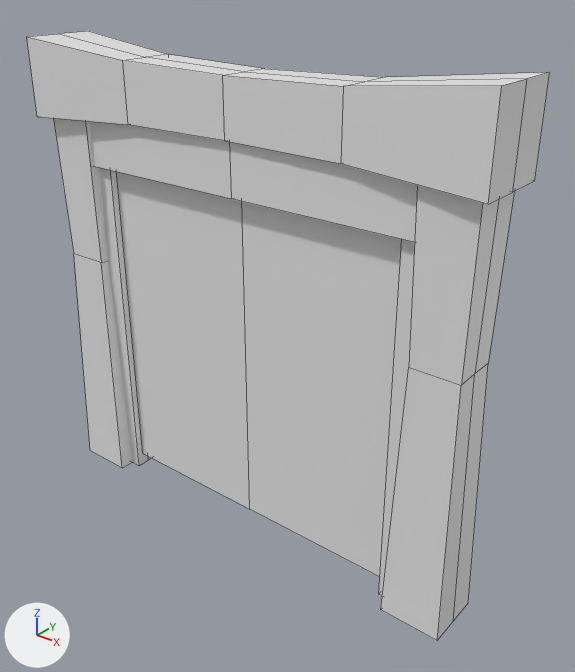
An edit to the Blender file meshes/2_assets/1_furnishings/1_outdoor/doorway1.blend, drawn before and after from the same camera.
One viewpoint serves both versions: a 50 mm camera at (3.29, -3.7, 3.84) aimed at (0.24, 0.11, 1.48). Every picture has the same lights, and +X, +Y and +Z are marked at lower left. Mesh edges are drawn as thin lines.

In view in the first picture: 'door.L', 'door.R', 'frame'.
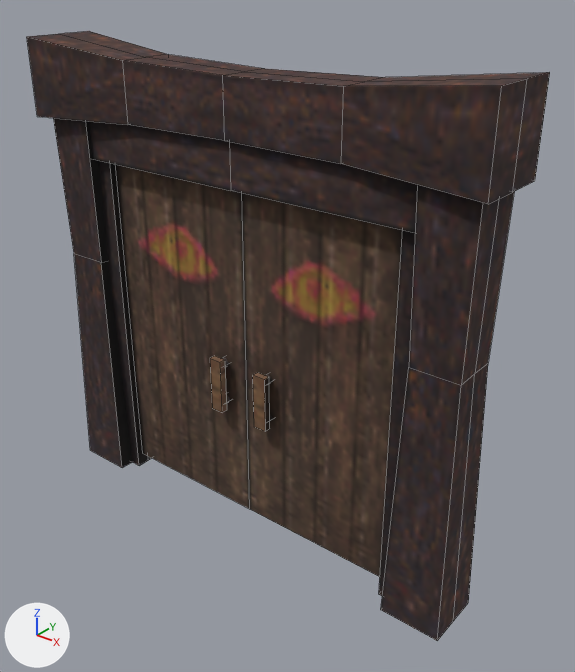
Commit message: added doorway

The change in detail:
Picture '005a.png' (img_005a_png) is new.
Material '005a' (mat_005a) is new.
Its texture is img_005a_png.
Its roughness is 1.0.
me_plane_001 has 36 vertices, 17 faces and spans x -1.75..0.0, y -0.27..0.0, z -0.1..3.3.
me_plane_001 is used by ob_frame; location (0.0, 0.0, 0.0).
me_plane_001 part 1: the loose piece of 6 vertices spanning x -1.4..0.0, y -0.15..0.0, z 2.45..2.85 is scaled about its middle by (1, 1, 0.875), then moved by (0.0, 0.0, 0.02).
me_plane_001 part 2: 17 faces spanning x -1.75..0.0, y -0.27..0.0, z -0.1..3.3 switch from no material to mat_005a (picture img_005a_png).
me_plane_002 is used by ob_door_l; location (-1.2, 0.0, 0.0).
Verts and faces of me_plane_002; kept vertices keep their numbers, new ones are numbered from 8.
me_plane_002 had 8 vertices, 4 faces and spanned x 0.0..1.2, y -0.05..0.05, z 0.0..2.5.
me_plane_002 now has 32 vertices, 17 faces and spans x 0.0..1.2, y -0.15..0.05, z 0.0..2.5.
Part 3, on me_plane_002:
New vertex 8 is at (0.96, -0.03, 1.2).
New vertex 9 is at (1.0, -0.03, 1.16).
New vertex 10 is at (0.96, -0.13, 1.2).
New vertex 11 is at (1.0, -0.13, 1.16).
New vertex 12 is at (0.96, -0.03, 0.9).
New vertex 13 is at (1.0, -0.03, 0.86).
New vertex 14 is at (0.96, -0.13, 0.9).
New vertex 15 is at (1.0, -0.13, 0.86).
New vertices 16 to 23 stand at vertices 8 to 15, in that order, plus (0.04, 0.0, 0.04).
New vertex 24 is at (0.95, -0.1, 0.84).
New vertex 25 is at (0.95, -0.1, 1.26), pixel (214, 355).
New vertex 26 is at (0.95, -0.15, 1.26), pixel (209, 358).
New vertex 27 is at (0.95, -0.15, 0.84), pixel (212, 408).
New vertices 28 to 31 stand at vertices 24 to 27, in that order, plus (0.1, 0.0, 0.0).
New faces: (16, 18, 19, 17), (8, 9, 11, 10), (9, 17, 19, 11), (8, 10, 18, 16), (20, 22, 23, 21), (12, 13, 15, 14) (smooth).
New faces: (13, 21, 23, 15), (12, 14, 22, 20) (smooth).
New faces: (26, 27, 31, 30), (28, 29, 30, 31), (24, 27, 26, 25), (25, 26, 30, 29), (24, 28, 31, 27).
me_plane_002 part 4: 3 faces spanning x 0.0..1.2, y -0.05..0.05, z 0.0..2.5 switch from no material to mat_005a (picture img_005a_png).
me_plane_003 is used by ob_door_r; location (1.2, 0.0, 0.0).
Verts and faces of me_plane_003; kept vertices keep their numbers, new ones are numbered from 8.
me_plane_003 had 8 vertices, 4 faces and spanned x -1.2..0.0, y -0.05..0.05, z 0.0..2.5.
me_plane_003 now has 32 vertices, 17 faces and spans x -1.2..0.0, y -0.15..0.05, z 0.0..2.5.
Part 5, on me_plane_003:
New vertex 8 is at (-1.0, -0.03, 1.16).
New vertex 9 is at (-1.04, -0.03, 1.2).
New vertex 10 is at (-1.0, -0.13, 1.16).
New vertex 11 is at (-1.04, -0.13, 1.2).
New vertex 12 is at (-1.0, -0.03, 0.86).
New vertex 13 is at (-1.04, -0.03, 0.9).
New vertex 14 is at (-1.0, -0.13, 0.86).
New vertex 15 is at (-1.04, -0.13, 0.9).
New vertices 16 to 23 stand at vertices 8 to 15, in that order, plus (0.04, 0.0, 0.04).
New vertex 24 is at (-1.05, -0.1, 0.84).
New vertex 25 is at (-1.05, -0.1, 1.26), pixel (257, 372).
New vertex 26 is at (-1.05, -0.15, 0.84), pixel (254, 427).
New vertex 27 is at (-1.05, -0.15, 1.26), pixel (252, 375).
New vertices 28 to 31 stand at vertices 24 to 27, in that order, plus (0.1, 0.0, 0.0).
New faces: (9, 11, 19, 17), (8, 16, 18, 10), (8, 10, 11, 9), (16, 17, 19, 18), (13, 15, 23, 21), (12, 20, 22, 14) (smooth).
New faces: (12, 14, 15, 13), (20, 21, 23, 22) (smooth).
New faces: (26, 30, 31, 27), (24, 26, 27, 25), (28, 29, 31, 30), (25, 27, 31, 29), (24, 28, 30, 26).
me_plane_003 part 6: 3 faces spanning x -1.2..0.0, y -0.05..0.05, z 0.0..2.5 switch from no material to mat_005a (picture img_005a_png).

Boxes [x1, y1, x2, y2] around the edits, measured in the pictures (575 x 672 px; the box of a moved part takes in the faces that stretch with it):
'door.R', reshaped
    before: [242, 201, 402, 577]
    after: [242, 194, 402, 577]
'door.L', reshaped
    before: [116, 172, 250, 509]
    after: [116, 165, 250, 509]
part 1 of me_plane_001, moved or reshaped
    before: [89, 121, 417, 242]
    after: [89, 121, 417, 233]
part 2 of me_plane_001, recoloured
    both: [27, 31, 550, 641]
part 3 of me_plane_002, added (brown)
    after: [210, 356, 231, 413]
part 4 of me_plane_002, recoloured (grey to brown)
    both: [116, 172, 250, 509]
part 5 of me_plane_003, added (brown)
    after: [253, 373, 273, 432]
part 6 of me_plane_003, recoloured (grey to brown)
    both: [242, 201, 402, 577]
